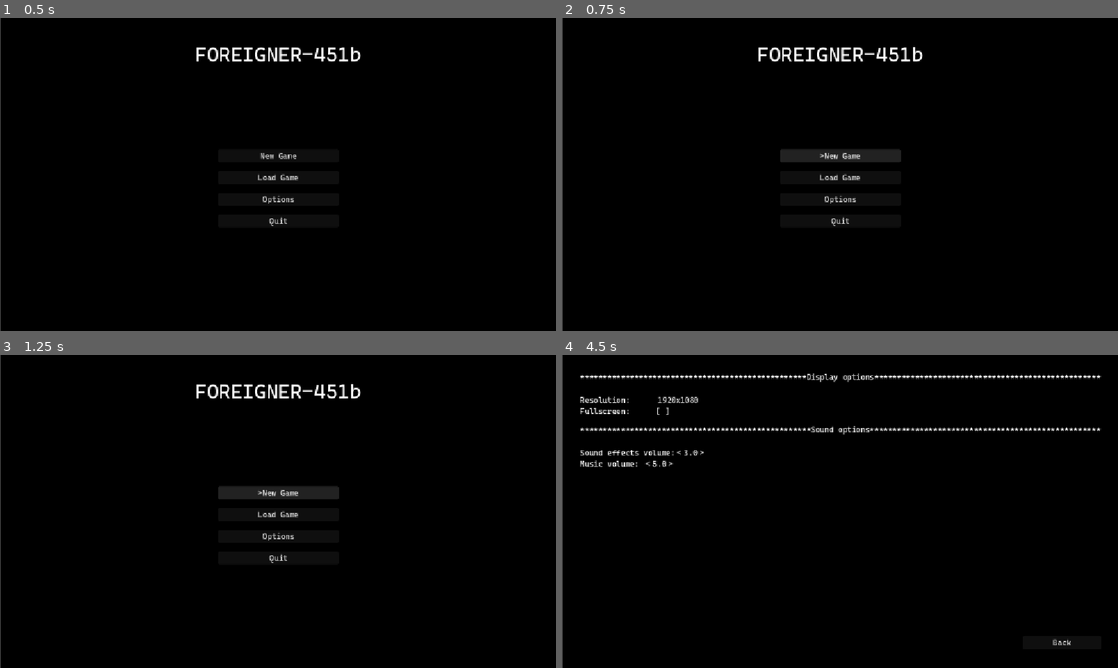
Above: before the commit, frames 1-4 (two rows, left to right).
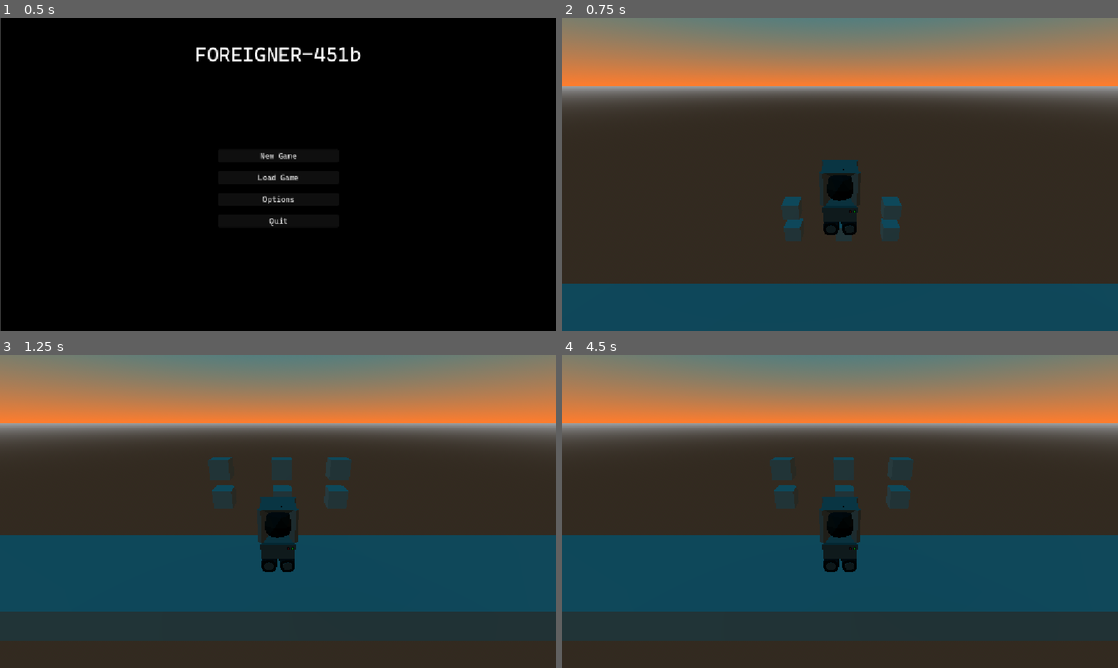
Above: after the commit, the same moments.

Repository: NikolayStaykov/foreigner-451b
Game: Godot game, scene res://scenes/ui/main_menu.tscn
Two runs of this game, one before a commit and one after it. Both use one fixed random seed, a clock stepped at 60 frames per second and the inputs below.
Inputs (mouse positions are in pixels of both pictures, inside the frame that each line leads up to):
- Up to frame 1 (0.5 s): no input
- Up to frame 2 (0.75 s): click "New Game" at 0.5 s
- Up to frame 3 (1.25 s): no input
- Up to frame 4 (4.5 s): click (840, 492) at 1.25 s, where only the run before the commit has a clickable ">New Game"; click (840, 492) at 2 s, where only the run before the commit has a clickable ">New Game"; click (840, 514) at 2.75 s, where only the run before the commit has a clickable "Load Game"; click (840, 492) at 3.5 s, where only the run before the commit has a clickable "New Game"; click (840, 536) at 4.25 s, where only the run before the commit has a clickable "Options"

Frame 1 is identical in both runs. In frame 2, 99% of the frame differs, in the area x 0-100%, y 0-100%; in frame 3, 99%; in frame 4, 99%.

Commit message:
started prototyping gameplay

Diff:
--- /dev/null
+++ b/foreigner-451b/assets/3d/inherited/wheel_cube.tscn
@@ -0,0 +1,75 @@
+[gd_scene format=3 uid="uid://cwubxc8v7vonf"]
+
+[ext_resource type="PackedScene" uid="uid://q1b6bcm0201k" path="res://assets/3d/wheelCube.fbx" id="1_7xh5n"]
+
+[sub_resource type="Animation" id="Animation_7xh5n"]
+length = 0.001
+tracks/0/type = "value"
+tracks/0/imported = false
+tracks/0/enabled = true
+tracks/0/path = NodePath("Cylinder:rotation")
+tracks/0/interp = 1
+tracks/0/loop_wrap = true
+tracks/0/keys = {
+"times": PackedFloat32Array(0),
+"transitions": PackedFloat32Array(1),
+"update": 0,
+"values": [Vector3(1.509958e-07, 1.5707964, 3.1415927)]
+}
+tracks/1/type = "value"
+tracks/1/imported = false
+tracks/1/enabled = true
+tracks/1/path = NodePath("Cylinder_002:rotation")
+tracks/1/interp = 1
+tracks/1/loop_wrap = true
+tracks/1/keys = {
+"times": PackedFloat32Array(0),
+"transitions": PackedFloat32Array(1),
+"update": 0,
+"values": [Vector3(1.509958e-07, 1.5707964, 3.1415927)]
+}
+
+[sub_resource type="Animation" id="Animation_qtknx"]
+resource_name = "move"
+loop_mode = 1
+tracks/0/type = "value"
+tracks/0/imported = false
+tracks/0/enabled = true
+tracks/0/path = NodePath("Cylinder:rotation")
+tracks/0/interp = 1
+tracks/0/loop_wrap = true
+tracks/0/keys = {
+"times": PackedFloat32Array(0, 0.5, 1),
+"transitions": PackedFloat32Array(1, 1, 1),
+"update": 0,
+"values": [Vector3(1.509958e-07, 1.5707964, 3.1415927), Vector3(0, 1.5707964, 0), Vector3(0, 1.5707964, -3.1415927)]
+}
+tracks/1/type = "value"
+tracks/1/imported = false
+tracks/1/enabled = true
+tracks/1/path = NodePath("Cylinder_002:rotation")
+tracks/1/interp = 1
+tracks/1/loop_wrap = true
+tracks/1/keys = {
+"times": PackedFloat32Array(0, 0.5, 1),
+"transitions": PackedFloat32Array(1, 1, 1),
+"update": 0,
+"values": [Vector3(1.509958e-07, 1.5707964, 3.1415927), Vector3(0, 1.5707964, 0), Vector3(0, 1.5707964, -3.1415927)]
+}
+
+[sub_resource type="AnimationLibrary" id="AnimationLibrary_qgdeg"]
+_data = {
+&"RESET": SubResource("Animation_7xh5n"),
+&"move": SubResource("Animation_qtknx")
+}
+
+[node name="wheelCube" unique_id=152681558 instance=ExtResource("1_7xh5n")]
+
+[node name="Cylinder" parent="." index="3" unique_id=1830162939]
+transform = Transform3D(1.967012e-06, -6.7948113e-06, 100, -3.934025e-06, -45, -1.509958e-05, 45, -3.934025e-06, -4.371139e-06, 0, -0.49640048, 0.5347008)
+
+[node name="Cylinder_002" parent="." index="4" unique_id=143034315]
+transform = Transform3D(1.967012e-06, -6.7948113e-06, 100, -3.934025e-06, -45, -1.509958e-05, 45, -3.934025e-06, -4.371139e-06, 0, -0.49640048, -0.56685364)
+
+[node name="AnimationPlayer" type="AnimationPlayer" parent="." index="9" unique_id=407850481]
+libraries/ = SubResource("AnimationLibrary_qgdeg")
--- /dev/null
+++ b/foreigner-451b/assets/scripts/gameplay/player_scripts/main_cube.gd
@@ -0,0 +1,7 @@
+extends CharacterBody3D
+
+
+func _physics_process(delta: float) -> void:
+	if not is_on_floor():
+		velocity += get_gravity() * delta
+	move_and_slide()
--- /dev/null
+++ b/foreigner-451b/assets/scripts/gameplay/player_scripts/wheel_cube.gd
@@ -0,0 +1,23 @@
+extends Node
+
+@onready var main_body: CharacterBody3D
+const SPEED = 5.0
+
+# Called when the node enters the scene tree for the first time.
+func _ready() -> void:
+	main_body = get_parent()
+
+
+func _physics_process(delta: float) -> void:
+	if not main_body.is_on_floor():
+		main_body.velocity += main_body.get_gravity() * delta
+	else:
+		var input_dir := Input.get_vector("ui_left", "ui_right", "ui_up", "ui_down")
+		var direction := (main_body.transform.basis * Vector3(input_dir.x, 0, input_dir.y)).normalized()
+		if direction:
+			main_body.velocity.x = direction.x * SPEED
+			main_body.velocity.z = direction.z * SPEED
+		else:
+			main_body.velocity.x = move_toward(main_body.velocity.x, 0, SPEED)
+			main_body.velocity.z = move_toward(main_body.velocity.z, 0, SPEED)
+	main_body.move_and_slide()
--- a/foreigner-451b/assets/scripts/ui/main_menu.gd
+++ b/foreigner-451b/assets/scripts/ui/main_menu.gd
@@ -37,3 +37,7 @@
 
 func _on_quit_button_pressed() -> void:
 	get_tree().quit()
+
+
+func _on_new_game_button_pressed() -> void:
+	get_tree().change_scene_to_file("res://scenes/gameplay_scenes/test_scene.tscn")
--- /dev/null
+++ b/foreigner-451b/scenes/gameplay_scenes/test_scene.tscn
@@ -0,0 +1,65 @@
+[gd_scene format=3 uid="uid://crcigvritakkk"]
+
+[ext_resource type="PackedScene" uid="uid://dt1vfeopx885g" path="res://scenes/player_objects/main_cube.tscn" id="1_x523r"]
+[ext_resource type="PackedScene" uid="uid://cwhh7rovxw5va" path="res://scenes/player_objects/wheel_cube.tscn" id="2_jbclj"]
+
+[sub_resource type="ProceduralSkyMaterial" id="ProceduralSkyMaterial_x523r"]
+sky_top_color = Color(2.2140146e-06, 0.4932255, 0.64363945, 1)
+sky_horizon_color = Color(1, 0.48733592, 0.18072659, 1)
+
+[sub_resource type="Sky" id="Sky_jbclj"]
+sky_material = SubResource("ProceduralSkyMaterial_x523r")
+
+[sub_resource type="Environment" id="Environment_8nujb"]
+background_mode = 2
+sky = SubResource("Sky_jbclj")
+
+[sub_resource type="BoxMesh" id="BoxMesh_x523r"]
+
+[sub_resource type="BoxMesh" id="BoxMesh_jbclj"]
+
+[sub_resource type="BoxShape3D" id="BoxShape3D_8nujb"]
+
+[node name="TestScene" type="Node3D" unique_id=2071262294]
+
+[node name="main_cube" parent="." unique_id=1786172688 instance=ExtResource("1_x523r")]
+transform = Transform3D(1, 0, 0, 0, 1, 0, 0, 0, 1, 0, 7.1661277, 0)
+
+[node name="CollisionShape3D2" parent="main_cube" unique_id=1059384448 instance=ExtResource("2_jbclj")]
+transform = Transform3D(-4.371139e-08, 0, -1, 0, 1, 0, 1, 0, -4.371139e-08, 0, -1, 0)
+
+[node name="WorldEnvironment" type="WorldEnvironment" parent="." unique_id=1715848886]
+environment = SubResource("Environment_8nujb")
+
+[node name="MeshInstance3D" type="MeshInstance3D" parent="." unique_id=12963024]
+transform = Transform3D(0.99990946, 0, -0.013456083, 0, 1, 0, 0.013456083, 0, 0.99990946, 0.18884754, 2.2774286, -5.4973993)
+mesh = SubResource("BoxMesh_x523r")
+
+[node name="MeshInstance3D2" type="MeshInstance3D" parent="." unique_id=1065476025]
+transform = Transform3D(0.99990946, 0, -0.013456083, 0, 1, 0, 0.013456083, 0, 0.99990946, 3.092732, 2.2774286, -5.4973993)
+mesh = SubResource("BoxMesh_x523r")
+
+[node name="MeshInstance3D3" type="MeshInstance3D" parent="." unique_id=1305614815]
+transform = Transform3D(0.99990946, 0, -0.013456083, 0, 1, 0, 0.013456083, 0, 0.99990946, -2.907268, 2.2774286, -5.4973993)
+mesh = SubResource("BoxMesh_x523r")
+
+[node name="MeshInstance3D4" type="MeshInstance3D" parent="." unique_id=739191463]
+transform = Transform3D(0.99990946, 0, -0.013456083, 0, 1, 0, 0.013456083, 0, 0.99990946, -2.907268, 0.70563126, -5.4973993)
+mesh = SubResource("BoxMesh_x523r")
+
+[node name="MeshInstance3D5" type="MeshInstance3D" parent="." unique_id=766772874]
+transform = Transform3D(0.99990946, 0, -0.013456083, 0, 1, 0, 0.013456083, 0, 0.99990946, 0.23403215, 0.70563126, -5.4973993)
+mesh = SubResource("BoxMesh_x523r")
+
+[node name="MeshInstance3D6" type="MeshInstance3D" parent="." unique_id=2140272694]
+transform = Transform3D(0.99990946, 0, -0.013456083, 0, 1, 0, 0.013456083, 0, 0.99990946, 3.1625843, 0.70563126, -5.4973993)
+mesh = SubResource("BoxMesh_x523r")
+
+[node name="StaticBody3D" type="StaticBody3D" parent="." unique_id=1813250805]
+transform = Transform3D(33.56, 0, 0, 0, 1, 0, 0, 0, 3.49, 0, 0, 0)
+
+[node name="MeshInstance3D" type="MeshInstance3D" parent="StaticBody3D" unique_id=713337574]
+mesh = SubResource("BoxMesh_jbclj")
+
+[node name="CollisionShape3D" type="CollisionShape3D" parent="StaticBody3D" unique_id=937007903]
+shape = SubResource("BoxShape3D_8nujb")
--- /dev/null
+++ b/foreigner-451b/scenes/player_objects/main_cube.tscn
@@ -0,0 +1,24 @@
+[gd_scene format=3 uid="uid://dt1vfeopx885g"]
+
+[ext_resource type="Script" uid="uid://d2skx3afsejwi" path="res://assets/scripts/gameplay/player_scripts/main_cube.gd" id="1_2hfeb"]
+[ext_resource type="PackedScene" uid="uid://bdmdlm2e0vgcf" path="res://assets/3d/mainAIcube.fbx" id="2_lukxp"]
+
+[sub_resource type="BoxShape3D" id="BoxShape3D_lukxp"]
+
+[node name="CharacterBody3D" type="CharacterBody3D" unique_id=1786172688]
+process_mode = 3
+physics_interpolation_mode = 1
+axis_lock_linear_z = true
+axis_lock_angular_x = true
+axis_lock_angular_y = true
+axis_lock_angular_z = true
+script = ExtResource("1_2hfeb")
+
+[node name="CollisionShape3D" type="CollisionShape3D" parent="." unique_id=1928183620]
+shape = SubResource("BoxShape3D_lukxp")
+
+[node name="mainAIcube" parent="." unique_id=1879680151 instance=ExtResource("2_lukxp")]
+transform = Transform3D(0.47, 0, 0, 0, 0.47, 0, 0, 0, 0.47, 0, 0, 0)
+
+[node name="Camera3D" type="Camera3D" parent="." unique_id=96237756]
+transform = Transform3D(1, 0, 0, 0, 0.9167327, 0.39950123, 0, -0.39950123, 0.9167327, 0, 2.4389062, 5.0787764)
--- /dev/null
+++ b/foreigner-451b/scenes/player_objects/wheel_cube.tscn
@@ -0,0 +1,15 @@
+[gd_scene format=3 uid="uid://cwhh7rovxw5va"]
+
+[ext_resource type="Script" uid="uid://bhiyqgwwb0m8p" path="res://assets/scripts/gameplay/player_scripts/wheel_cube.gd" id="1_m1bcs"]
+[ext_resource type="PackedScene" uid="uid://cwubxc8v7vonf" path="res://assets/3d/inherited/wheel_cube.tscn" id="2_m1bcs"]
+
+[sub_resource type="BoxShape3D" id="BoxShape3D_opxwm"]
+size = Vector3(0.9891968, 1, 1)
+
+[node name="CollisionShape3D" type="CollisionShape3D" unique_id=1059384448]
+transform = Transform3D(-4.371139e-08, 0, -1, 0, 1, 0, 1, 0, -4.371139e-08, 0, 0, 0)
+shape = SubResource("BoxShape3D_opxwm")
+script = ExtResource("1_m1bcs")
+
+[node name="wheelCube" parent="." unique_id=152681558 instance=ExtResource("2_m1bcs")]
+transform = Transform3D(0.47, 0, 0, 0, 0.47, 0, 0, 0, 0.47, 0, 0, 0)
--- a/foreigner-451b/scenes/ui/main_menu.tscn
+++ b/foreigner-451b/scenes/ui/main_menu.tscn
@@ -204,6 +204,7 @@
 theme = SubResource("Theme_fe2o3")
 theme_override_styles/panel = SubResource("StyleBoxFlat_1g8jr")
 
+[connection signal="pressed" from="main_panel_container/main_margin_container/main_v_box_container/button_margin_container/button_v_box_container/new_game_button" to="." method="_on_new_game_button_pressed"]
 [connection signal="pressed" from="main_panel_container/main_margin_container/main_v_box_container/button_margin_container/button_v_box_container/options_button" to="." method="_on_options_button_pressed"]
 [connection signal="pressed" from="main_panel_container/main_margin_container/main_v_box_container/button_margin_container/button_v_box_container/quit_button" to="." method="_on_quit_button_pressed"]
 [connection signal="item_selected" from="options_container/options_margin_container/options_v_box_container/resolution_h_box_container/res_dropdown_menu" to="." method="_on_res_dropdown_menu_item_selected"]
Binary file changed: foreigner-451b/assets/3d/wheelCube.fbx
Not shown, changed: foreigner-451b/assets/3d/wheelCube.fbx.import
Not shown, added: foreigner-451b/assets/scripts/gameplay/player_scripts/main_cube.gd.uid
Not shown, added: foreigner-451b/assets/scripts/gameplay/player_scripts/wheel_cube.gd.uid
